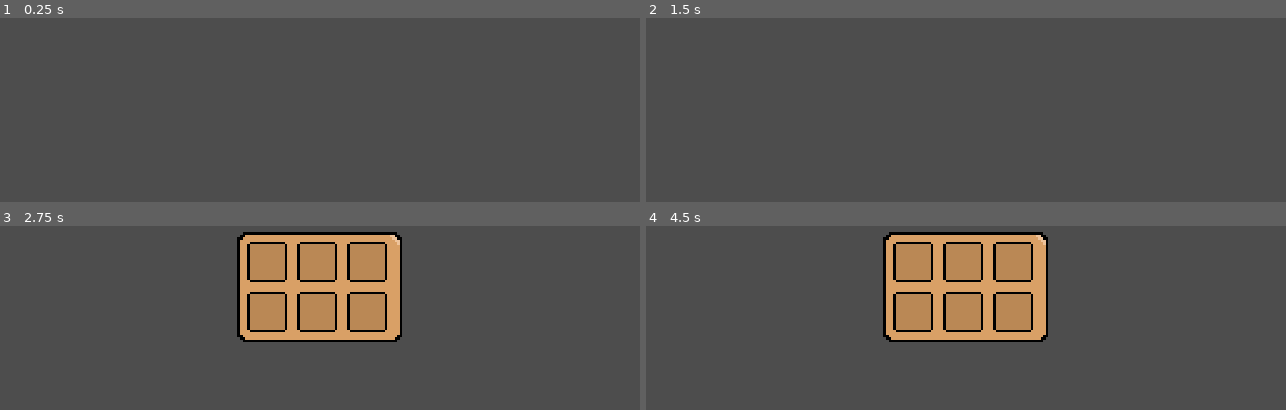
Above: before the commit, frames 1-4 (two rows, left to right).
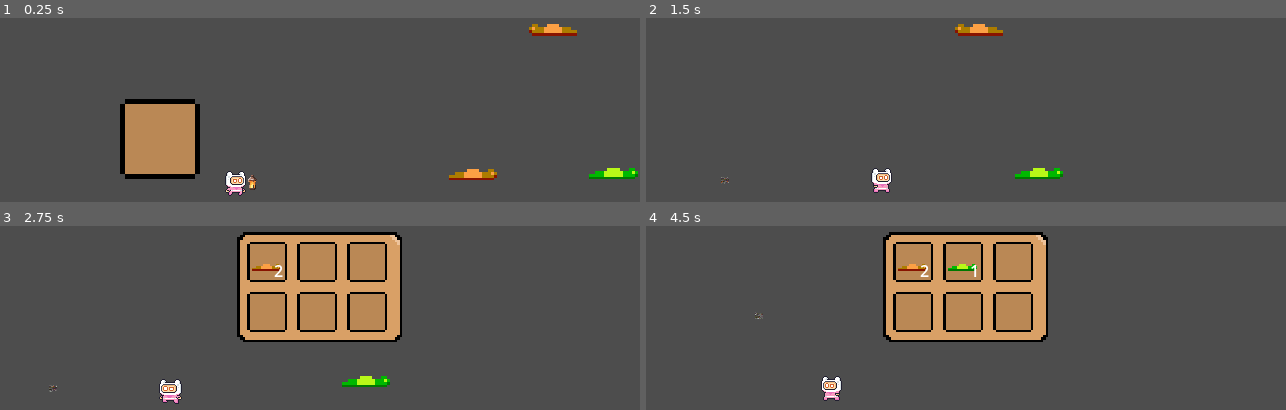
Above: after the commit, the same moments.

Repository: kbyrnes-tcd/rotten-itf
Game: Godot game, scene res://scenes/levels/begin.tscn
The game is run twice, just before and just after one commit, with the same random seed, the same clock (stepped at 60 frames per second) and the same inputs. This scene is started directly instead of the project's main scene.
Inputs (mouse positions are in pixels of both pictures, inside the frame that each line leads up to):
- Up to frame 1 (0.25 s): no input
- Up to frame 2 (1.5 s): tap Enter (ui_accept) at 0.5 s; move the mouse to (1106, 60) at 0.52 s; hold D (right) from 0.53 s (still down); click (1106, 60) at 0.6 s; tap Space (jump) at 0.77 s; move the mouse to (838, 97) at 1.27 s; tap E (interact) at 1.35 s
- Up to frame 3 (2.75 s): tap Space (jump) at 1.52 s; move the mouse to (outside the picture) at 2.02 s; release D (right) at 2.03 s; hold Left (left) from 2.03 s (still down); tap I (inv) at 2.1 s
- Up to frame 4 (4.5 s): move the mouse to (934, 358) at 2.77 s; release Left (left) at 2.78 s; hold D (right) 2.78-4.28 s; tap W (rot_cut) at 2.85 s; tap Space (jump) at 3.02, 3.77 s; move the mouse to (1158, 340) at 3.52 s; click (1158, 340) at 3.6 s; move the mouse to (774, 233) at 4.27 s; hold Left (left) from 4.28 s (still down); tap E (interact) at 4.35 s

The runs differ from the first frame. In frame 1, 6.9% of the frame differs, in the area x 18-100%, y 3-97%; in frame 2, 1.1%; in frame 3, 0.9%; in frame 4, 0.7%.

Commit message:
Unloading game!

Diff:
--- a/rotten-itf-game/scenes/levels/begin.tscn
+++ b/rotten-itf-game/scenes/levels/begin.tscn
@@ -2,6 +2,7 @@
 
 [ext_resource type="Script" uid="uid://dlk2h13w2xeca" path="res://scripts/game_globals_config.gd" id="1_ep3c1"]
 [ext_resource type="PackedScene" uid="uid://cpwsgbr3fr7by" path="res://scenes/ui/pause_menu.tscn" id="2_ep3c1"]
+[ext_resource type="PackedScene" uid="uid://h1dqndhb88on" path="res://scenes/levels/main.tscn" id="2_ty236"]
 [ext_resource type="Script" uid="uid://ccwt8g7y74l3h" path="res://scripts/minigames/maze/mg_player_rot.gd" id="3_68t1h"]
 [ext_resource type="PackedScene" uid="uid://0hlcimiuwo6o" path="res://scenes/ui/inv_ui.tscn" id="3_ep3c1"]
 [ext_resource type="Script" uid="uid://cdwsqlsxmy7tw" path="res://scripts/minigames/maze/mg_dir.gd" id="4_y13p6"]
@@ -94,6 +95,7 @@
 
 [node name="Config" type="Node" parent="." unique_id=550139588 node_paths=PackedStringArray("pause_menu", "color_rect")]
 script = ExtResource("1_ep3c1")
+debug_level = ExtResource("2_ty236")
 maze_mg = SubResource("PackedScene_jm4ic")
 pause_menu = NodePath("../UI/PauseMenu")
 color_rect = NodePath("../UI/PauseMenu/ColorRect")
--- a/rotten-itf-game/scripts/game_globals.gd
+++ b/rotten-itf-game/scripts/game_globals.gd
@@ -14,7 +14,7 @@
 static var pause_menu: Control
 static var color_rect: ColorRect
 
-var running_another_scene : bool = true
+var running_another_scene : bool = false # for running minigames and etc.
 
 func _ready() -> void:
 	if !running_another_scene:
@@ -53,7 +53,7 @@
 	resume(false)
 	# unload mg_root child from tree
 	var c_mg : Node = mg_root.get_child(0)
-	mg_root.remove_child(c_mg)
+	c_mg.queue_free()
 	return
 
 static func load_minigame(mg : int):
--- a/rotten-itf-game/scripts/minigames/maze/mg_dir.gd
+++ b/rotten-itf-game/scripts/minigames/maze/mg_dir.gd
@@ -13,5 +13,4 @@
 
 func _on_player_rot_active_node_changed(active_node : String) -> void:
 	update_dir_arrows(active_node)
-	print("active node is %s" %active_node)
 	return
--- a/rotten-itf-game/scripts/minigames/maze/mg_player_rot.gd
+++ b/rotten-itf-game/scripts/minigames/maze/mg_player_rot.gd
@@ -120,6 +120,8 @@
 	if active_node == "Z":
 		print("YOU WON")
 		current_state = State.WON
+		clear_preview()
+		GameGlobals.unload_minigame()
 		return
 
 	active_dir = ""
@@ -136,9 +138,9 @@
 			process_growing(delta)
 		State.STOPPED:
 			process_stopped()
-		State.WON:
-			clear_preview()
-			pass
+		#State.WON:
+			#clear_preview()
+			#pass
 
 	if Input.is_action_just_pressed("click") && current_state == State.IDLE:
 		current_state = State.GROWING
